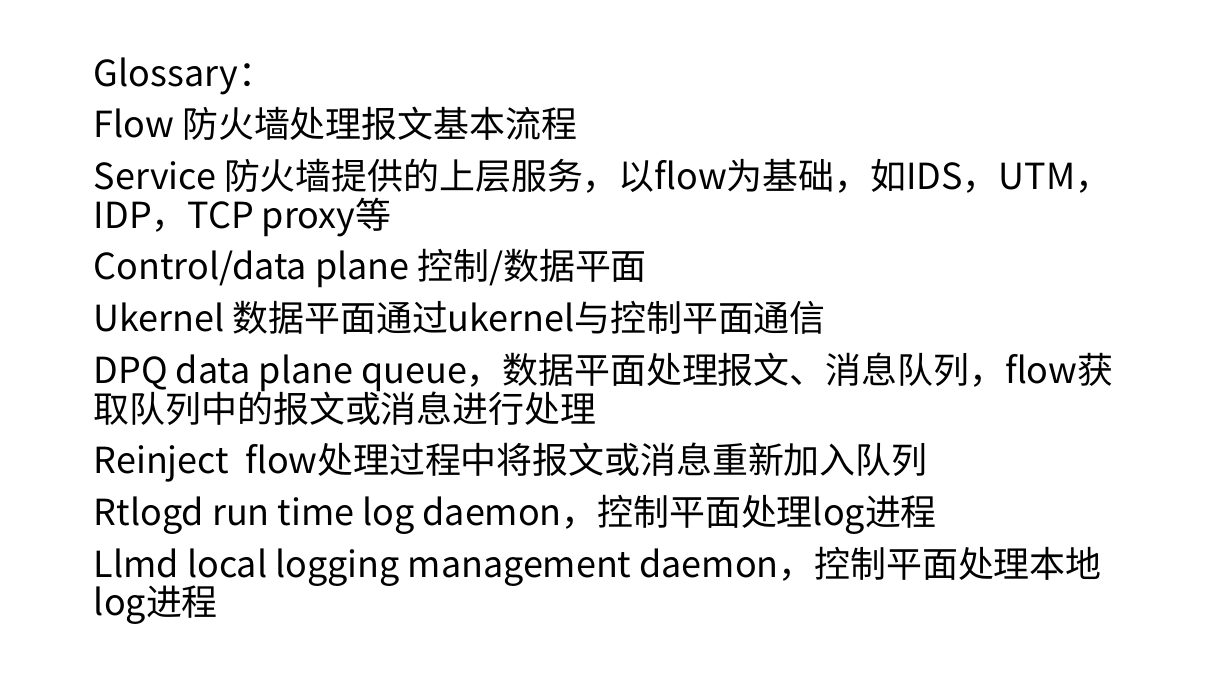
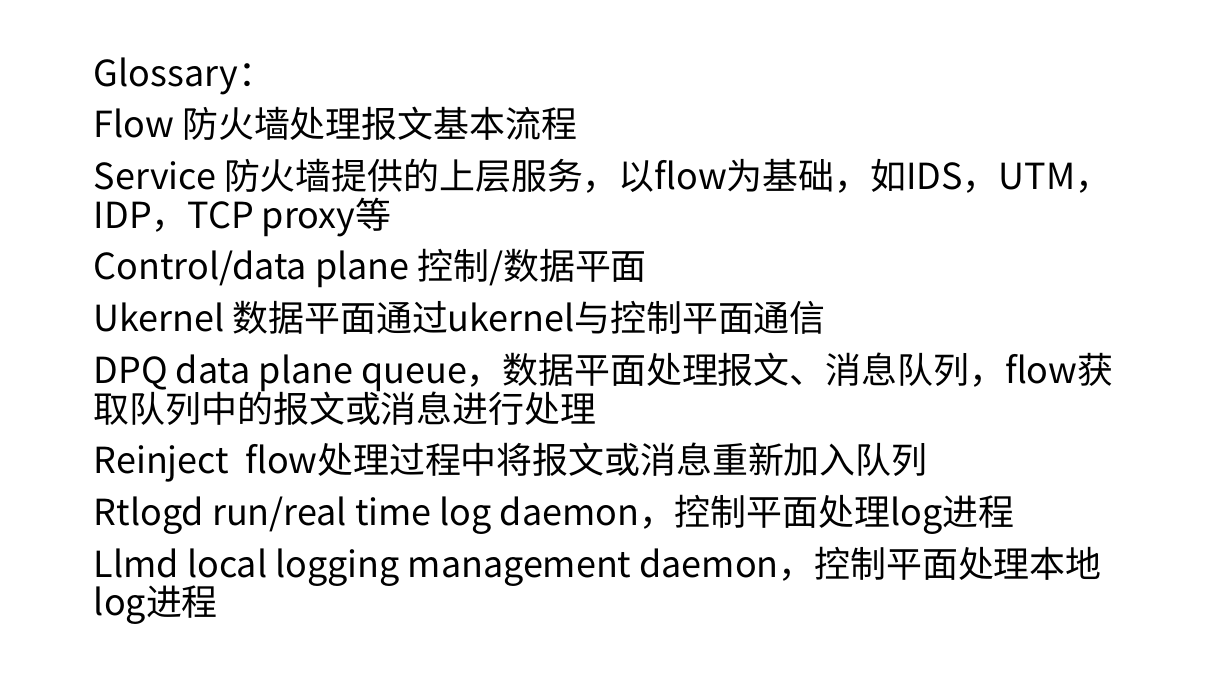
Before and after one commit to qicen/jw, a slide deck: slide 8 of log.pptx (slide 4 before the commit). Drawn at 1232x693 pixels with LibreOffice and Linux fonts; fonts in the diff are those of the drawing. Boxes give left, top, right and bottom in pixels: in the first picture for what was removed or moved away, otherwise in the second. Text is boxed around its words. In the diff, an @@ line names an element or a change of style, - is before the commit and + after.

```diff
--- a/log.pptx
+++ b/log.pptx
@@ text at (94,494,1014,534): text changed @@
-Rtlogd run time log daemon，控制平面处理log进程
+Rtlogd run/real time log daemon，控制平面处理log进程
```
Also in this commit, not shown: 2 other slides changed, 10 slides added, 1 slide removed.
